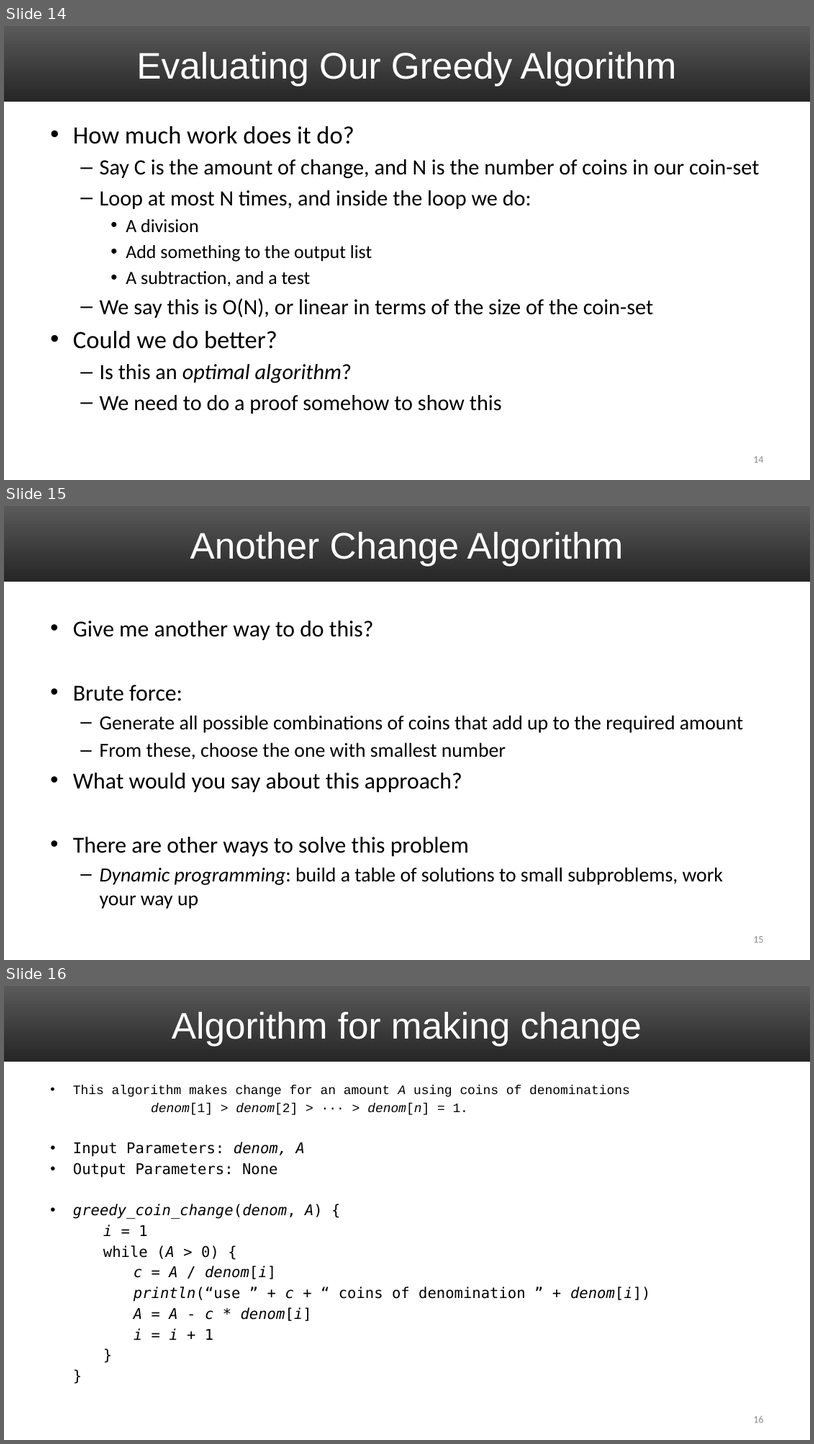
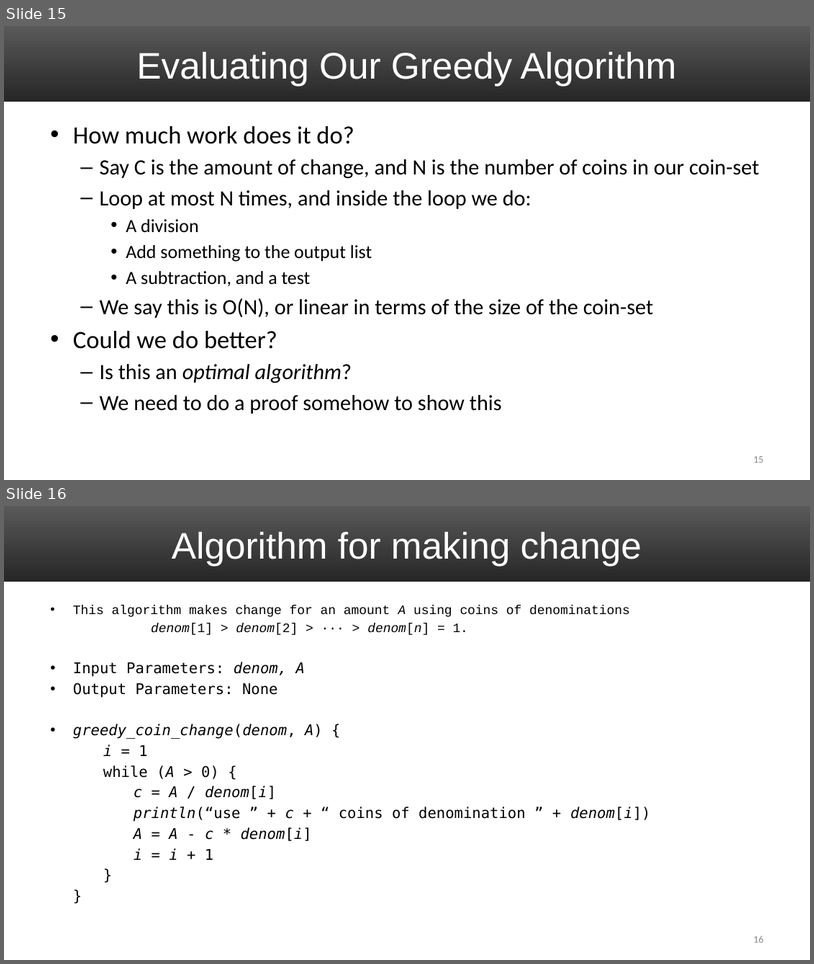
Before and after one commit to markfloryan/dsa2, a slide deck: slides/04-GreedyIntroChange.pptx. Shown one above the other, each under a label of ours: slides 14, 15 and 16 before the commit, slides 15 and 16 after it. The pictures are 814x1444 and 814x964 pixels, drawn with LibreOffice and Linux fonts; fonts in the diff are those of the drawing. Boxes give left, top, right and bottom in pixels: in the first picture for what was removed or moved away, otherwise in the second. Text is boxed around its words. In the diff, an @@ line names an element or a change of style, - is before the commit and + after.

```diff
--- a/slides/04-GreedyIntroChange.pptx
+++ b/slides/04-GreedyIntroChange.pptx
@@ slide 15 removed at (4,506,810,960), background #FFFFFF; not listed: 1 template element that a slide beside it also shows @@
@@ title removed at (190,532,624,566) @@
-Another Change Algorithm
@@ text removed at (73,620,743,908) @@
-• Give me another way to do this?
-• Brute force:
-  – Generate all possible combinations of coins that add up to the required amount
-  – From these, choose the one with smallest number
-• What would you say about this approach?
-• There are other ways to solve this problem
-  – Dynamic programming: build a table of solutions to small subproblems, work your way up
@@ page number removed at (754,936,764,942) @@
-15
@@ what was slide 14 is now slide 15 @@
@@ page number at (754,456,764,462): text changed @@
-14
+15
```
Also in this commit, not shown: 4 slides changed, 2 slides added, 2 other files.
